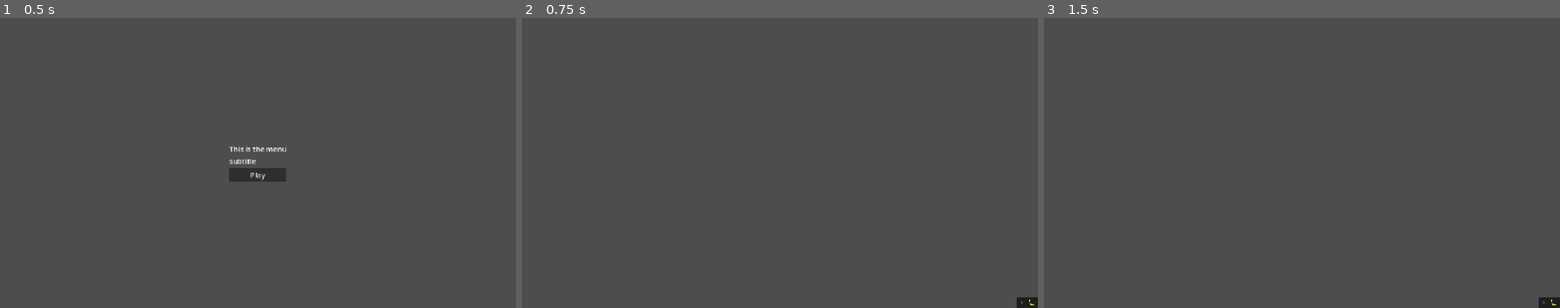
Above: before the commit, frames 1-3 (left to right).
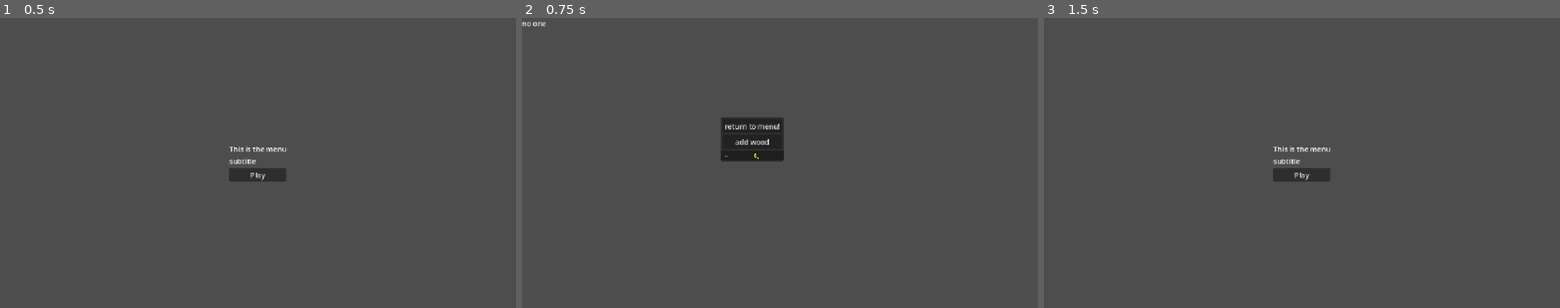
Above: after the commit, the same moments.

Repository: ChrstphrHll/brackeys2026.2
Game: Godot game, scene res://menu/menu.tscn
The game is run twice, just before and just after one commit, with the same random seed, the same clock (stepped at 60 frames per second) and the same inputs.
Inputs (mouse positions are in pixels of both pictures, inside the frame that each line leads up to):
- Up to frame 1 (0.5 s): no input
- Up to frame 2 (0.75 s): click "Play" at 0.5 s
- Up to frame 3 (1.5 s): click (1276, 125) at 1.25 s, where only the run after the commit has a clickable "return to menu!"

Frame 1 is identical in both runs. In frame 2, 2.0% of the frame differs, in the area x 0-100%, y 1-100%; in frame 3, 0.8%.

Commit message:
init resource systems

Diff:
--- /dev/null
+++ b/autoloads/resources.gd
@@ -0,0 +1,23 @@
+extends Node
+
+var _resources = {
+	"wood": {
+		"amount": 0,
+		"difficulty": 1,
+		"abundance": 1
+	}
+}
+
+
+func modify_resource(resource: String, delta: int):
+	var current_amount = _resources.get(resource).amount
+	_resources[resource].amount = current_amount + delta
+	print(_resources[resource].amount)
+
+
+func get_resource_abundance(resource):
+	return _resources[resource].abundance
+
+
+func get_resource_difficulty(resource):
+	return _resources[resource].difficulty
--- /dev/null
+++ b/autoloads/tech_tree.gd
@@ -0,0 +1,11 @@
+extends Node
+
+
+# Called when the node enters the scene tree for the first time.
+func _ready():
+	pass # Replace with function body.
+
+
+# Called every frame. 'delta' is the elapsed time since the previous frame.
+func _process(delta):
+	pass
--- a/game.gd
+++ b/game.gd
@@ -1,5 +1,9 @@
 extends Node
 
+
+
+const machine_scene = preload("res://machines/machine.tscn")
+var machines = []
 
 # Called when the node enters the scene tree for the first time.
 func _ready():
@@ -13,3 +17,18 @@
 
 func _on_main_menu_pressed():
 	SceneManager.go_to("main_menu")
+
+
+func _on_timer_timeout():
+	print("timer done")
+
+
+func add_new_machine():
+	var instantiated_machine = machine_scene.instantiate()
+	machines.push_back(instantiated_machine)
+	add_child(instantiated_machine)
+
+
+func _on_add_wood_pressed():
+	add_new_machine()
+	machines[0].start_resource_gathering_task("wood")
--- a/game.tscn
+++ b/game.tscn
@@ -1,6 +1,7 @@
 [gd_scene format=3 uid="uid://rl5fjnwjo0b2"]
 
 [ext_resource type="Script" uid="uid://oj1jk4pb0e8u" path="res://game.gd" id="1_80nbo"]
+[ext_resource type="PackedScene" uid="uid://dnk21g31ndx2p" path="res://machines/machine.tscn" id="2_e2o6t"]
 
 [node name="Game" type="Node" unique_id=1275175939]
 script = ExtResource("1_80nbo")
@@ -12,6 +13,13 @@
 anchor_bottom = 1.0
 grow_horizontal = 2
 grow_vertical = 2
+
+[node name="Timer" type="Timer" parent="UI" unique_id=2051743527]
+wait_time = 0.301
+
+[node name="Machine" parent="UI" unique_id=1930575906 instance=ExtResource("2_e2o6t")]
+layout_mode = 1
+machine_name = "no one"
 
 [node name="DebuggingUI" type="Control" parent="." unique_id=2104493506]
 layout_mode = 3
@@ -30,19 +38,28 @@
 anchor_top = 1.0
 anchor_right = 1.0
 anchor_bottom = 1.0
-offset_left = -48.0
-offset_top = -31.0
+offset_left = -708.0
+offset_top = -391.0
+offset_right = -568.0
+offset_bottom = -328.0
 grow_horizontal = 0
 grow_vertical = 0
 pivot_offset_ratio = Vector2(1, 1)
-folded = true
 title = "🐛"
 title_alignment = 1
 title_position = 1
 
-[node name="MainMenu" type="Button" parent="DebuggingUI/FoldableContainer" unique_id=1756259338]
-visible = false
+[node name="VBoxContainer" type="VBoxContainer" parent="DebuggingUI/FoldableContainer" unique_id=1138503624]
 layout_mode = 2
-text = "return to menu"
 
-[connection signal="pressed" from="DebuggingUI/FoldableContainer/MainMenu" to="." method="_on_main_menu_pressed"]
+[node name="MainMenu" type="Button" parent="DebuggingUI/FoldableContainer/VBoxContainer" unique_id=1756259338]
+layout_mode = 2
+text = "return to menu!"
+
+[node name="AddWood" type="Button" parent="DebuggingUI/FoldableContainer/VBoxContainer" unique_id=739395945]
+layout_mode = 2
+text = "add wood"
+
+[connection signal="timeout" from="UI/Timer" to="." method="_on_timer_timeout"]
+[connection signal="pressed" from="DebuggingUI/FoldableContainer/VBoxContainer/MainMenu" to="." method="_on_main_menu_pressed"]
+[connection signal="pressed" from="DebuggingUI/FoldableContainer/VBoxContainer/AddWood" to="." method="_on_add_wood_pressed"]
--- /dev/null
+++ b/machines/machine.gd
@@ -0,0 +1,44 @@
+extends Control
+
+class_name Machine
+
+@export var machine_name: String
+var currentTask
+
+var speed = 10
+var efficiency = 10
+var timer: Timer
+
+# Called when the node enters the scene tree for the first time.
+func _ready():
+	$Label.text = machine_name
+
+
+# Called every frame. 'delta' is the elapsed time since the previous frame.
+func _process(delta):
+	pass
+
+func start_resource_gathering_task(resource: String):
+	timer = Timer.new()
+	timer.wait_time = 1# get_task_time(speed, resource)
+	var result = get_gathering_result(efficiency, resource)
+	timer.timeout.connect(_on_gather_timeout.bind(resource, result))
+	timer.start()
+	print("hypothetically started timer")
+
+
+func _on_gather_timeout(resource, delta: int):
+	print("timeout")
+	Resources.modify_resource(resource, delta)
+	implement_consequence()
+
+func get_task_time(speed, resource):
+	return speed * Resources.get_resource_difficulty(resource)
+
+
+func get_gathering_result(efficiency, resource):
+	return efficiency * Resources.get_resource_abundance(resource)
+
+
+func implement_consequence():
+	pass
--- /dev/null
+++ b/machines/machine.tscn
@@ -0,0 +1,17 @@
+[gd_scene format=3 uid="uid://dnk21g31ndx2p"]
+
+[ext_resource type="Script" uid="uid://tfudkjiyu4gd" path="res://machines/machine.gd" id="1_2sueh"]
+
+[node name="Machine" type="Control" unique_id=1930575906]
+layout_mode = 3
+anchors_preset = 15
+anchor_right = 1.0
+anchor_bottom = 1.0
+grow_horizontal = 2
+grow_vertical = 2
+script = ExtResource("1_2sueh")
+
+[node name="Label" type="Label" parent="." unique_id=1699979961]
+layout_mode = 0
+offset_right = 40.0
+offset_bottom = 23.0
--- a/project.godot
+++ b/project.godot
@@ -18,6 +18,8 @@
 [autoload]
 
 SceneManager="*uid://d2q5p2722ddm6"
+Resources="*uid://crlludnpgp5hi"
+TechTree="*uid://bdjksmmx13yy6"
 
 [display]
 
--- /dev/null
+++ b/tasks/tasks.gd
@@ -0,0 +1,3 @@
+extends Node
+
+var time
Not shown, added: autoloads/resources.gd.uid
Not shown, added: autoloads/tech_tree.gd.uid
Not shown, added: machines/machine.gd.uid
Not shown, added: tasks/tasks.gd.uid
